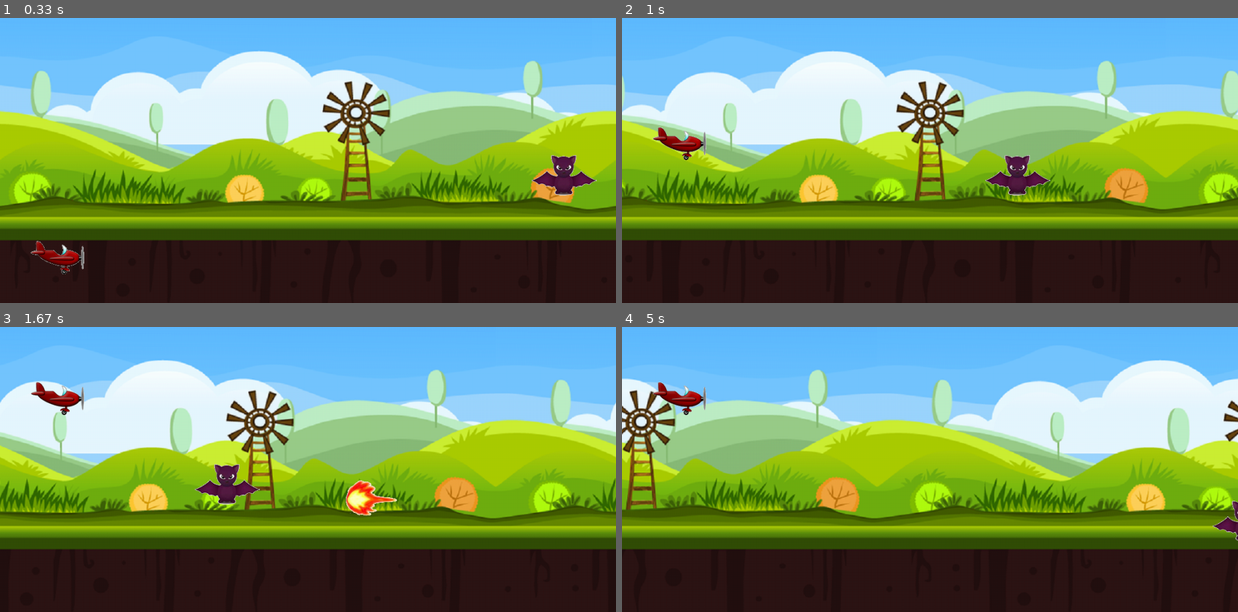
Above: before the commit, frames 1-4 (two rows, left to right).
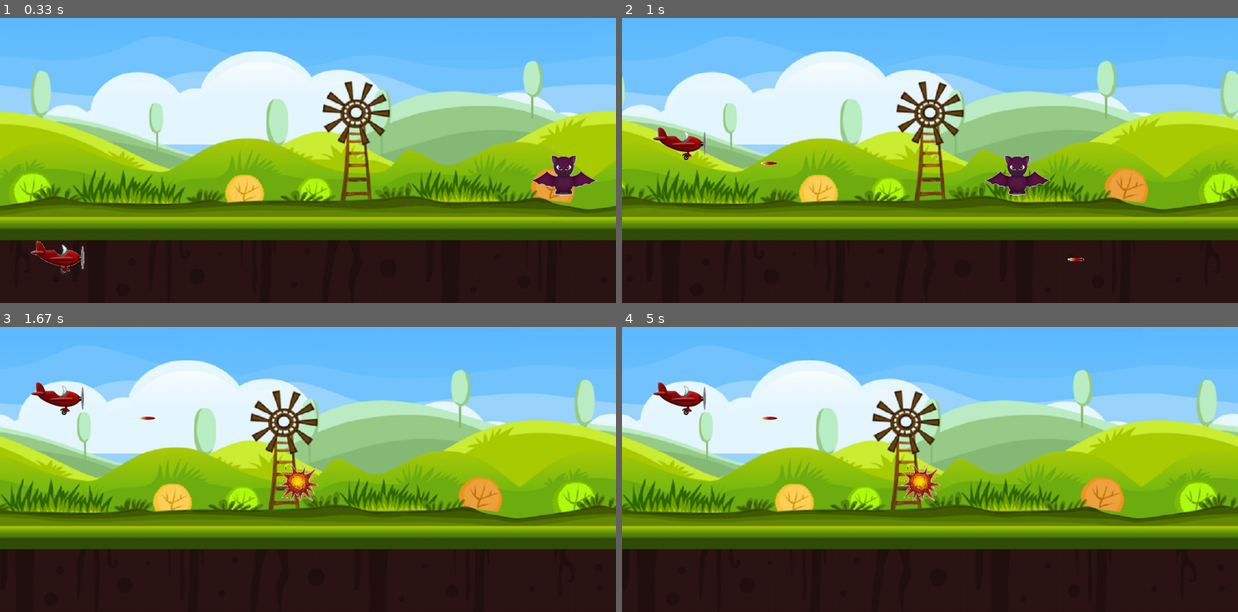
Above: after the commit, the same moments.

Repository: yongil1222/Python_Study
Game: pygame game, started from PyGame/PyFlying.py
Same seed, same stepped clock (60 frames per second), same inputs: the game is played once before the commit and once after it.
Inputs:
- Up to frame 1 (0.33 s): no input
- Up to frame 2 (1 s): hold Ctrl 0.33-0.8 s; hold Up 0.33-0.8 s; hold Up from 0.83 s (still down); tap Ctrl at 0.9 s
- Up to frame 3 (1.67 s): tap Ctrl at 1.2 s; release Up at 1.3 s; tap Space at 1.33 s
- Up to frame 4 (5 s): no input

Frame 1 is identical in both runs. In frame 2, less than 0.1% of the frame differs, in the area x 22-75%, y 50-86%; in frame 3, 22%; in frame 4, 37%, in the area x 0-100%, y 11-76%.

Commit message:
pyGame sample

Diff:
--- a/PyGame/PyFlying.py
+++ b/PyGame/PyFlying.py
@@ -1,10 +1,20 @@
 import pygame
 import random
+from time import sleep
 
 WHITE = (255,255,255)
 pad_width = 1024
 pad_height = 512
 backgound_width = 1024
+bat_width = 110
+bat_height = 67
+aircraft_width = 90
+aircraft_height = 55
+
+fireball1_width = 140
+fireball1_height = 60
+fireball2_width = 86
+fireball2_height = 60
 
 gamepad = None
 aircraft = None
@@ -12,15 +22,39 @@
 background1 = None
 background2 = None
 bat = None
+bullet = None
+boom = None
 fires = []
 
+def textObj(text, font):
+    textSurface = font.render(text, True, (255,0,0))
+    return textSurface, textSurface.get_rect()
+
+def dispMessage(text):
+    global gamepad
+
+    largeText = pygame.font.SysFont('arialblack', 115)
+    TextSurf, TextRect = textObj(text, largeText)
+    TextRect.center = ((pad_width/2), (pad_height/2))
+    gamepad.blit(TextSurf, TextRect)
+    pygame.display.update()
+    sleep(2)
+    runGame()
+
+def crash():
+    dispMessage('Crashed!!')
 
 def drawObject(obj, x,y):
     global gamepad
     gamepad.blit(obj, (x,y))
 
 def runGame():
-    global gamepad, aircraft, clock, background1, background2, bat, fires
+    global gamepad, aircraft, clock, background1, background2, bat, fires, bullet, boom
+
+    bullet_xy = []
+
+    isShotBat = False
+    boom_count = 0
 
     x = pad_width * 0.05
     y = pad_height * 0.8
@@ -48,15 +82,35 @@
                     y_change = -5
                 elif event.key == pygame.K_DOWN:
                     y_change = 5
+                elif event.key == pygame.K_LCTRL:
+                    bullet_x = x + aircraft_width
+                    bullet_y = y + aircraft_height/2
+                    bullet_xy.append([bullet_x, bullet_y])
+                elif event.key == pygame.K_SPACE:
+                    sleep(5)
             elif event.type == pygame.KEYUP:
                 if event.key == pygame.K_UP or event.key == pygame.K_DOWN:
                     y_change = 0
 
-        y += y_change
         gamepad.fill(WHITE)
 
         background1_x -= 2
         background2_x -= 2
+
+        if background1_x == -backgound_width:
+            background1_x = backgound_width
+
+        if background2_x == -backgound_width:
+            background2_x = backgound_width
+
+        drawObject(background1, background1_x, 0)
+        drawObject(background2, background2_x, 0)
+
+        y += y_change
+        if y < 0:
+            y = 0
+        elif y > pad_height - aircraft_height:
+            y = pad_height - aircraft_height
 
         bat_x -= 7
         if bat_x <= 0:
@@ -74,20 +128,57 @@
             random.shuffle(fires)
             fire = fires[0]
 
-        if background1_x == -backgound_width:
-            background1_x = backgound_width
-
-        if background2_x == -backgound_width:
-            background2_x = backgound_width
-
-        drawObject(background1, background1_x, 0)
-        drawObject(background2, background2_x, 0)
-
-        drawObject(bat, bat_x, bat_y)
-        if fire != None:
-            drawObject(fire, fire_x, fire_y)
+        if len(bullet_xy) != 0:
+            for i, bxy in enumerate(bullet_xy):
+                bxy[0] += 15
+                bullet_xy[i][0] = bxy[0]
+
+                if bxy[0] > bat_x:
+                    if bxy[1] > bat_y and bxy[1] < bat_y + bat_height:
+                        bullet_xy.remove(bxy)
+                        isShotBat = True
+
+                if bxy[0] >= pad_width:
+                    try:
+                        bullet_xy.remove(bxy)
+                    except:
+                        pass
+
+        if x + aircraft_width > bat_x:
+            if (y > bat_y and y < bat_y+bat_height) or (y+aircraft_height > bat_y and y+aircraft_height < bat_y+bat_height) :
+                crash()
+        if fire[1] != None:
+            if fire[0] == 0:
+                fireball_width = fireball1_width
+                fireball_height = fireball1_height
+            elif fire[0] == 1:
+                fireball_width = fireball2_width
+                fireball_height = fireball2_height
+
+            if x + aircraft_width > fire_x:
+                if (y > fire_y and y < fire_y+fireball_height) or (y+aircraft_height > fire_y and y+aircraft_height < fire_y+fireball_height) :
+                    crash()
 
         drawObject(aircraft, x, y)
+
+        if len(bullet_xy) != 0:
+            for bx, by in bullet_xy:
+                drawObject(bullet, bx, by)
+
+        if not isShotBat:
+            drawObject(bat, bat_x, bat_y)
+        else:
+            drawObject(boom, bat_x, bat_y)
+            boom_count += 1
+            if boom_count > 5 :
+                boom_count = 0
+                bat_x = pad_width
+                bat_y = random.randrange(0, pad_height-bat_height)
+                isShotBat = False
+
+        if fire[1] != None:
+            drawObject(fire[1], fire_x, fire_y)
+
         pygame.display.update()
         clock.tick(60)
 
@@ -95,7 +186,7 @@
     quit()
 
 def initGame():
-    global gamepad, aircraft, clock, background1, background2, bat, fires
+    global gamepad, aircraft, clock, background1, background2, bat, fires, bullet, boom
 
     pygame.init()
     gamepad = pygame.display.set_mode((pad_width, pad_height))
@@ -104,11 +195,13 @@
     background1 = pygame.image.load('PyGame/images/background.png')
     background2 = background1.copy()
     bat = pygame.image.load('PyGame/images/bat.png')
-    fires.append(pygame.image.load('PyGame/images/fireball.png'))
-    fires.append(pygame.image.load('PyGame/images/fireball2.png'))
-
-    for i in range(5):
-        fires.append(None)
+    fires.append((0,pygame.image.load('PyGame/images/fireball.png')))
+    fires.append((1,pygame.image.load('PyGame/images/fireball2.png')))
+    bullet = pygame.image.load('PyGame/images/bullet.png')
+    boom = pygame.image.load('PyGame/images/boom.png')
+
+    for i in range(3):
+        fires.append((i+2, None))
 
     clock = pygame.time.Clock()
     runGame()
Binary file added: PyGame/images/boom.png
Binary file added: PyGame/images/bullet.png
